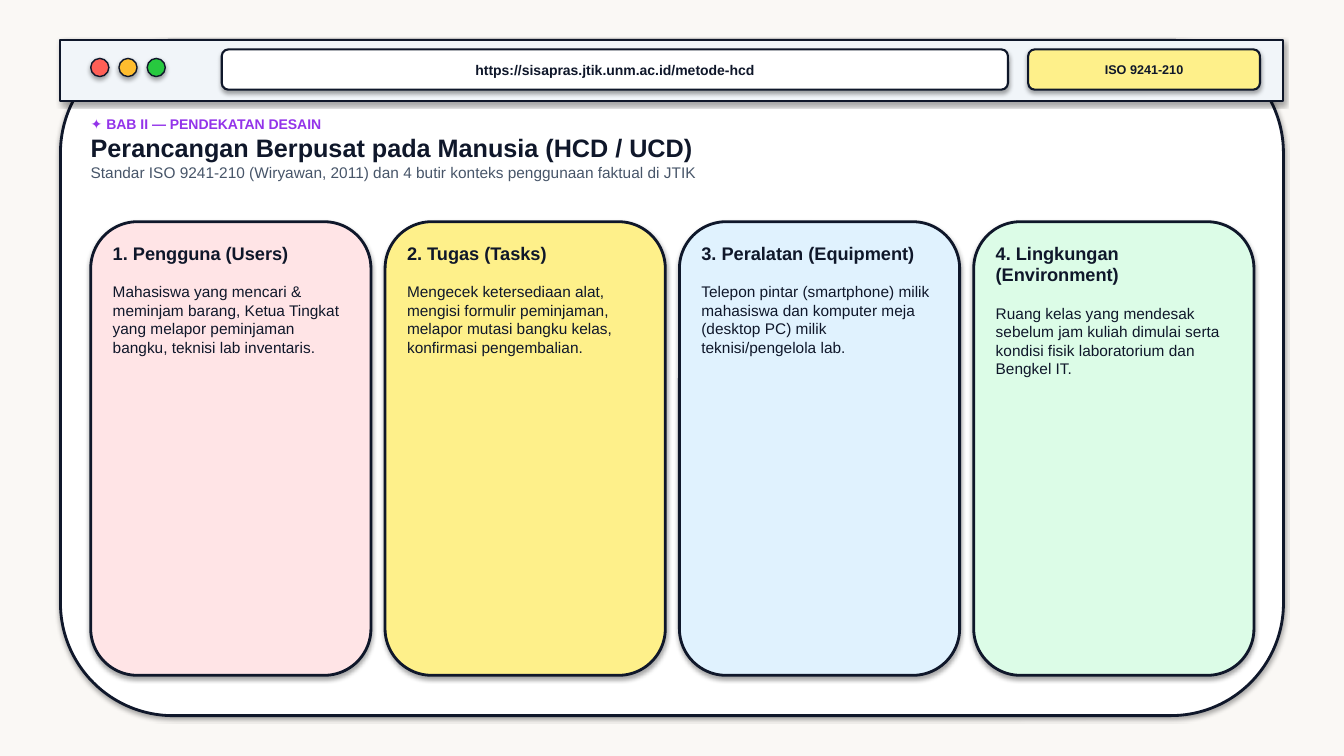
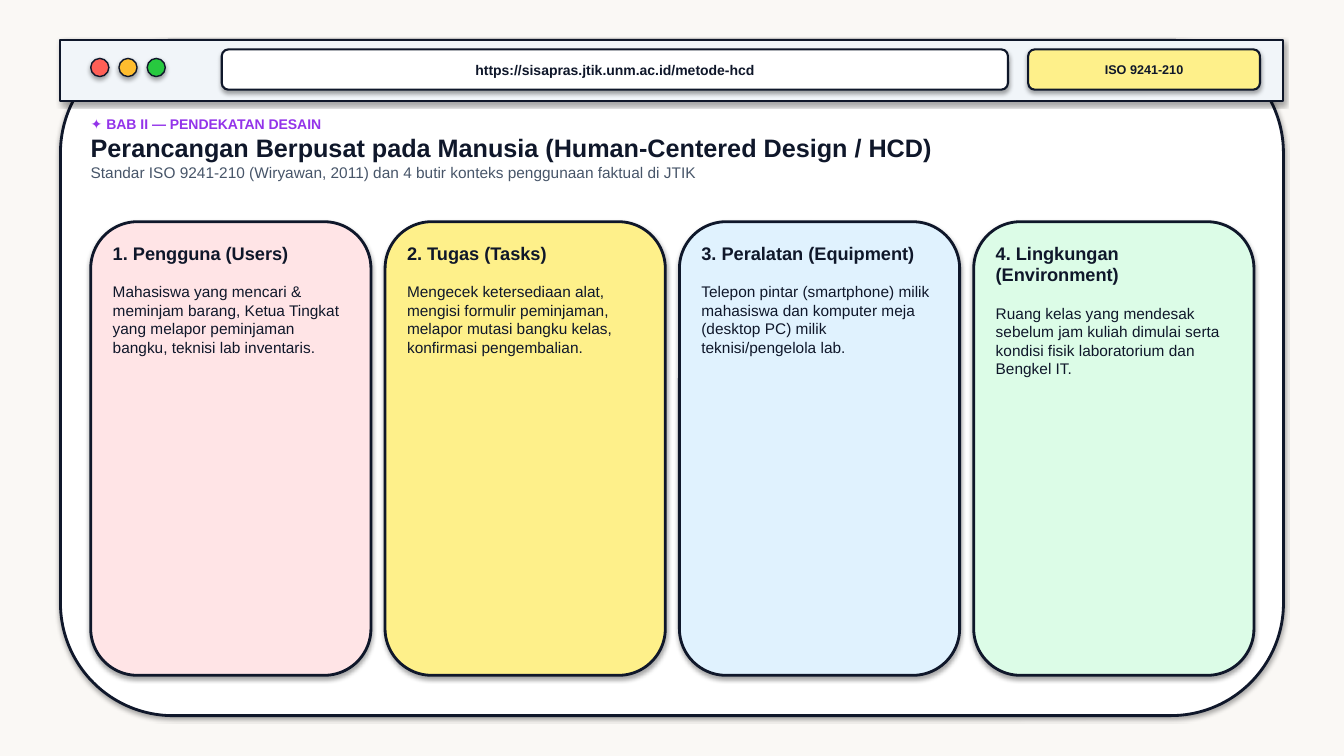
Before and after one commit to warnisaocha-rgb/si-sapras-jtik, a slide deck: slide 6 of Presentasi_UTS_SI-SAPRAS_JTIK_FotoWawancara.pptx. Drawn at 1344x756 pixels with LibreOffice and Linux fonts; fonts in the diff are those of the drawing. Boxes give left, top, right and bottom in pixels: in the first picture for what was removed or moved away, otherwise in the second. Text is boxed around its words. In the diff, an @@ line names an element or a change of style, - is before the commit and + after.

```diff
--- a/Presentasi_UTS_SI-SAPRAS_JTIK_FotoWawancara.pptx
+++ b/Presentasi_UTS_SI-SAPRAS_JTIK_FotoWawancara.pptx
@@ text at <box>91,138,932,163</box>: text changed @@
-Perancangan Berpusat pada Manusia (HCD / UCD)
+Perancangan Berpusat pada Manusia (Human-Centered Design / HCD)
```
Also in this commit, not shown: 2 other slides changed, 4 other files.
